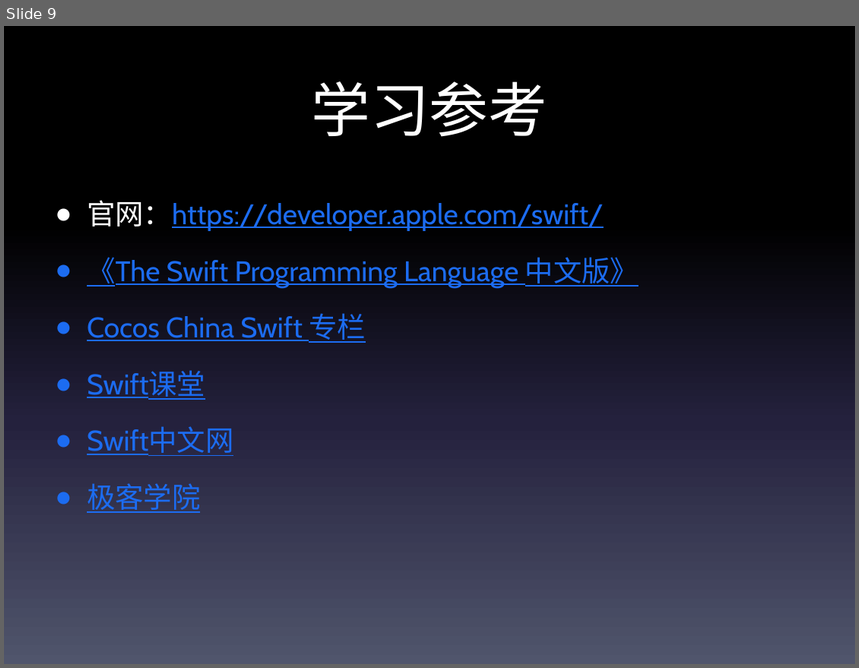
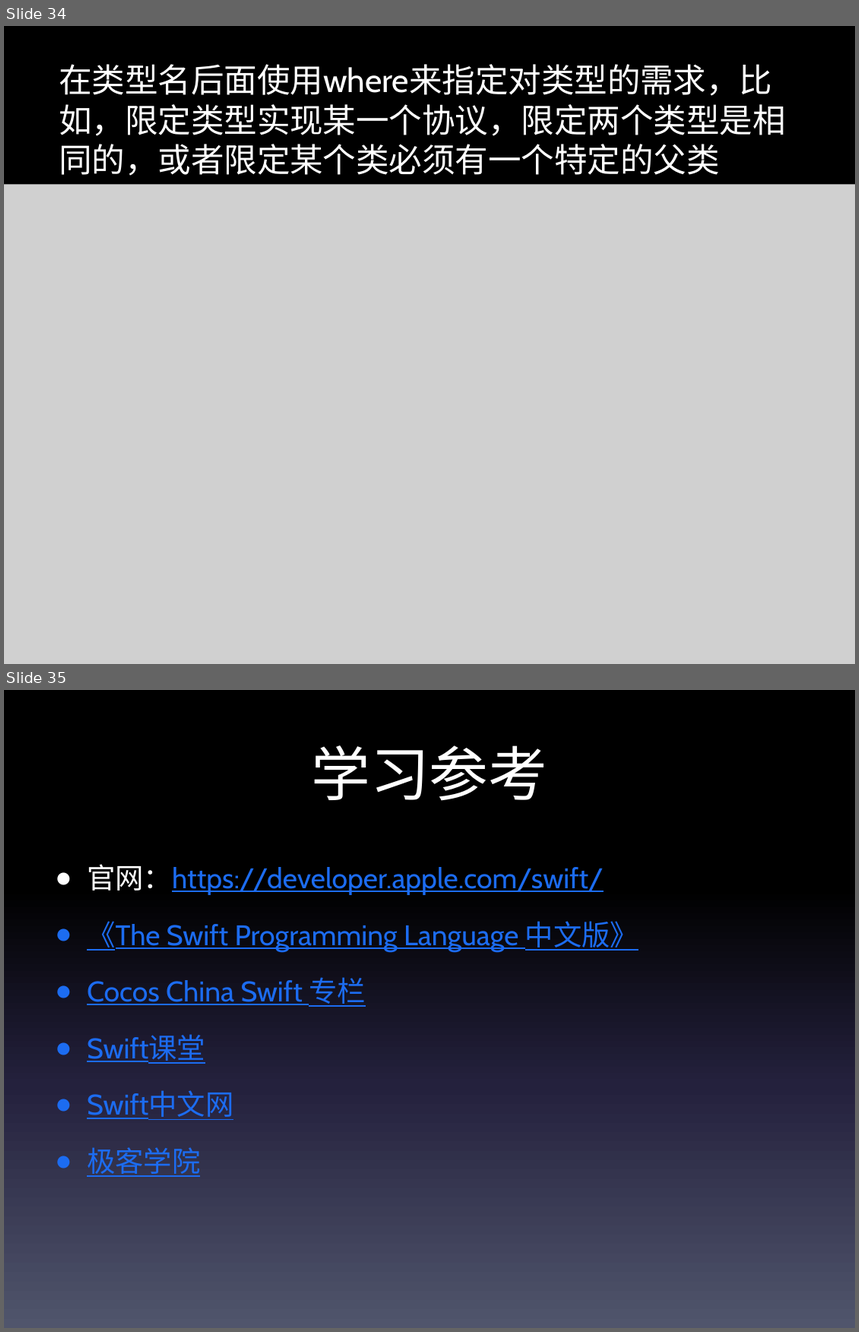
Before and after one commit to TheLittleBoy/swift-, a slide deck: swift.pptx. Shown one above the other, each under a label of ours: slide 9 before the commit, slides 34 and 35 after it. The pictures are 859x668 and 859x1332 pixels, drawn with LibreOffice and Linux fonts; fonts in the diff are those of the drawing; grey boxes stand for pictures. Boxes give left, top, right and bottom in pixels: in the first picture for what was removed or moved away, otherwise in the second. Text is boxed around its words. In the diff, an @@ line names an element or a change of style, - is before the commit and + after.

```diff
--- a/swift.pptx
+++ b/swift.pptx
@@ slide 34 added at [4, 26, 855, 664], background gradient #000000 to #24213E to #51566D @@
@@ text added at [59, 64, 786, 176], 28 pt, text #FFFFFF @@
+在类型名后面使用where来指定对类型的需求，比如，限定类型实现某一个协议，限定两个类型是相同的，或者限定某个类必须有一个特定的父类
@@ picture added at [4, 184, 855, 664] @@
@@ what was slide 9 is now slide 35 @@
```
Also in this commit, not shown: 2 slides changed, 25 other slides added, 1 other file.
